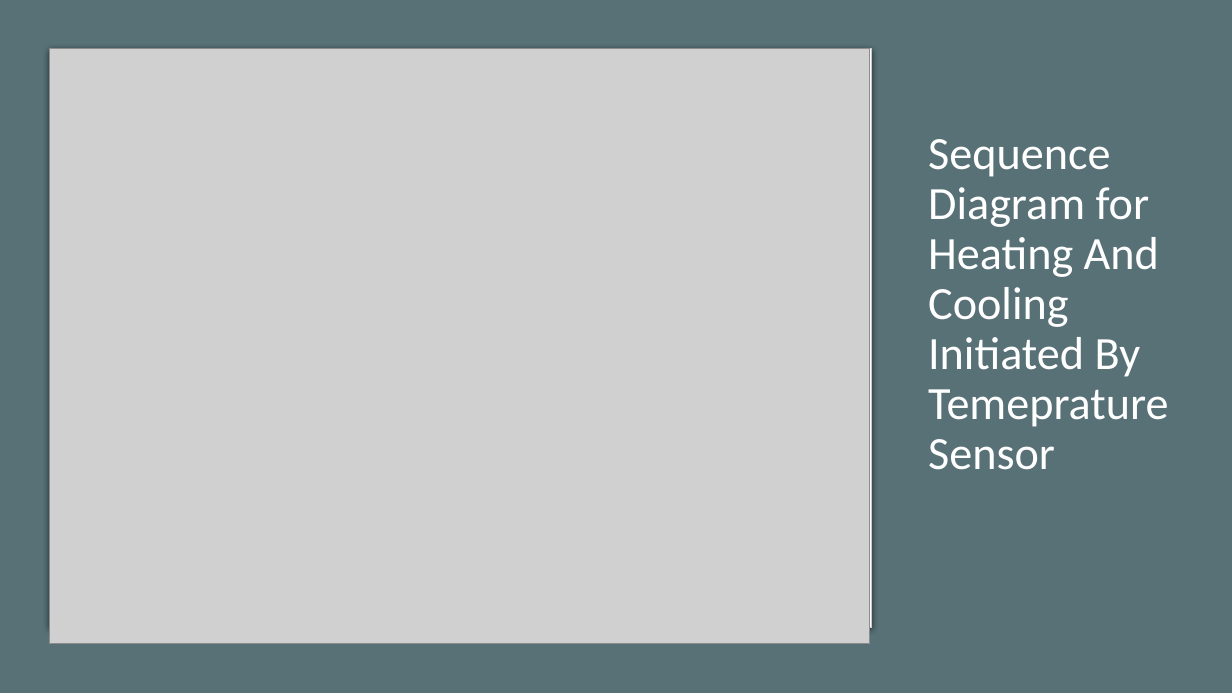
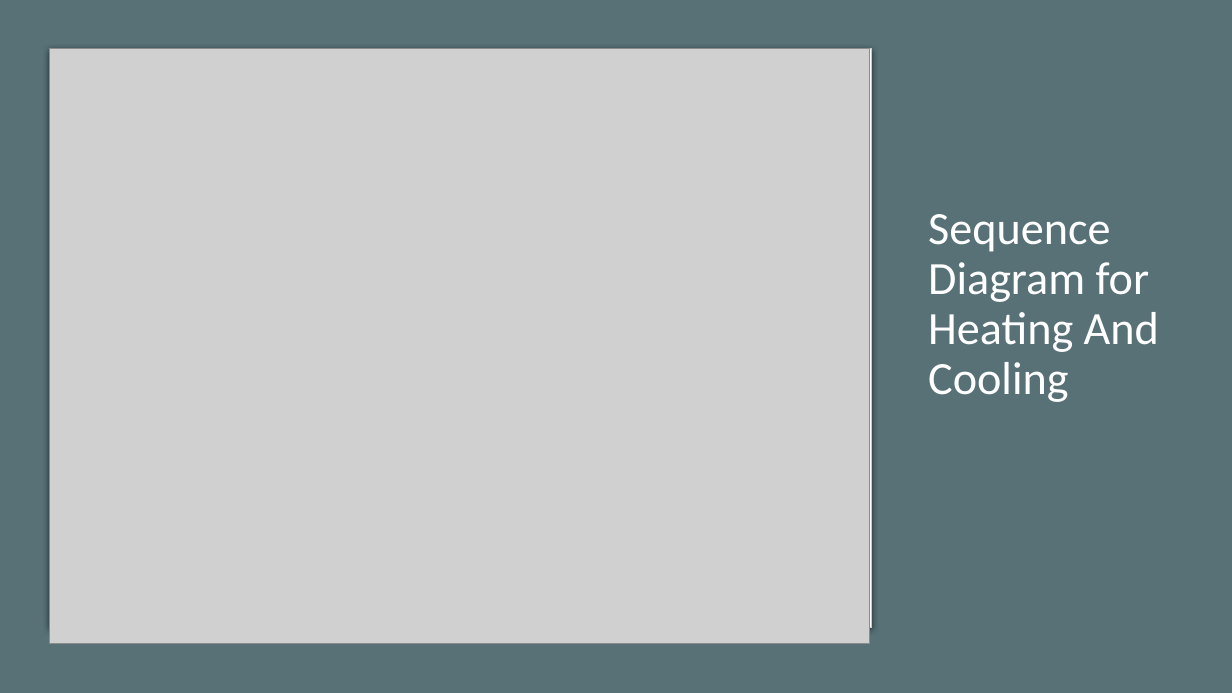
Before and after one commit to Microcontroller-Team-1/winter20-21, a slide deck: slide 8 of Project_Week_7&8/Precise Analysis.pptx. Drawn at 1232x693 pixels with LibreOffice and Linux fonts; fonts in the diff are those of the drawing; grey boxes stand for pictures. Boxes give left, top, right and bottom in pixels: in the first picture for what was removed or moved away, otherwise in the second. Text is boxed around its words. In the diff, an @@ line names an element or a change of style, - is before the commit and + after.

```diff
--- a/Project_Week_7&8/Precise Analysis.pptx
+++ b/Project_Week_7&8/Precise Analysis.pptx
@@ title at box(928, 214, 1159, 402): text changed @@
-Sequence Diagram for Heating And Cooling Initiated By Temeprature Sensor
+Sequence Diagram for Heating And Cooling
```
Also in this commit, not shown: 2 other slides changed.
